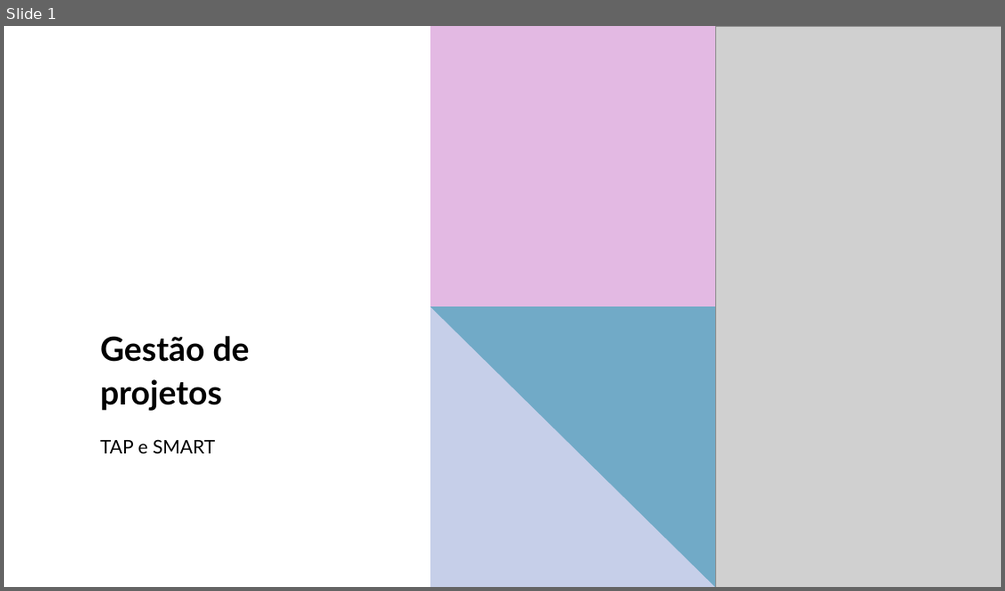
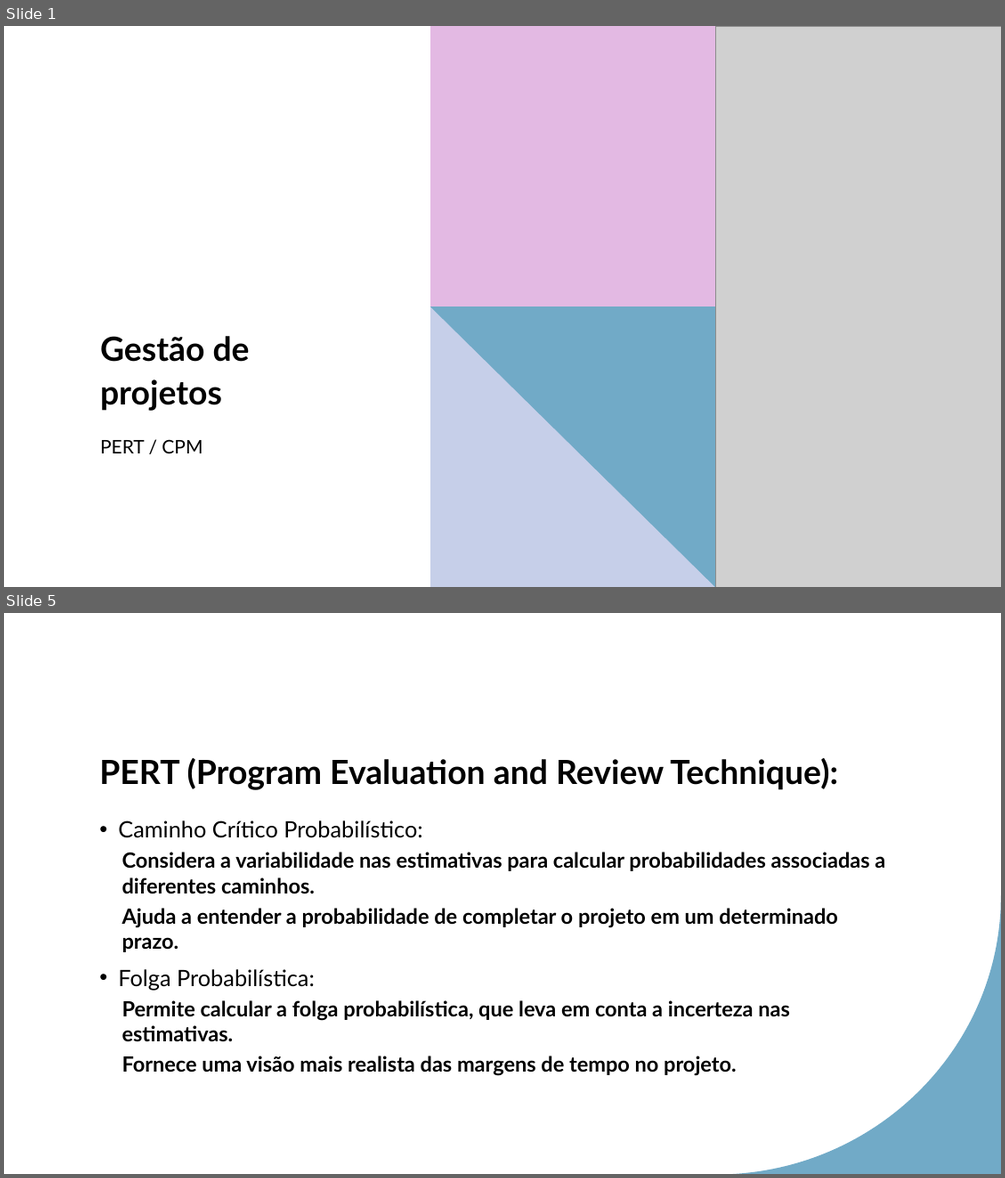
Before and after one commit to LeonardoRaiz/FATEC, a slide deck: Aulas/Gestao de Projetos/PPT/Aula 05/Aula 05.pptx. Shown one above the other, each under a label of ours: slide 1 before the commit, slides 1 and 5 after it; the slides between them are not shown. The pictures are 1005x591 and 1005x1178 pixels, drawn with LibreOffice and Linux fonts; fonts in the diff are those of the drawing; grey boxes stand for pictures. Boxes give left, top, right and bottom in pixels: in the first picture for what was removed or moved away, otherwise in the second. Text is boxed around its words. In the diff, an @@ line names an element or a change of style, - is before the commit and + after.

```diff
--- a/Aulas/Gestao de Projetos/PPT/Aula 05/Aula 05.pptx
+++ b/Aulas/Gestao de Projetos/PPT/Aula 05/Aula 05.pptx
@@ slide 5 added at [4,613,1001,1174], background #FFFFFF; not listed: 1 template element that a slide beside it also shows @@
@@ title added at [99,758,838,790], 32 pt, text #000000, bold @@
+PERT (Program Evaluation and Review Technique):
@@ text added at [118,820,885,1076], 20.1 pt, text #000000, bold @@
+• Caminho Crítico Probabilístico:
+  Considera a variabilidade nas estimativas para calcular probabilidades associadas a diferentes caminhos.
+  Ajuda a entender a probabilidade de completar o projeto em um determinado prazo.
+• Folga Probabilística:
+  Permite calcular a folga probabilística, que leva em conta a incerteza nas estimativas.
+  Fornece uma visão mais realista das margens de tempo no projeto.
@@ slide 1 changed as well @@
@@ subtitle at [100,439,202,453]: text changed @@
-TAP e SMART
+PERT / CPM
```
Also in this commit, not shown: 7 other slides added, 13 slides removed, 15 other files.
